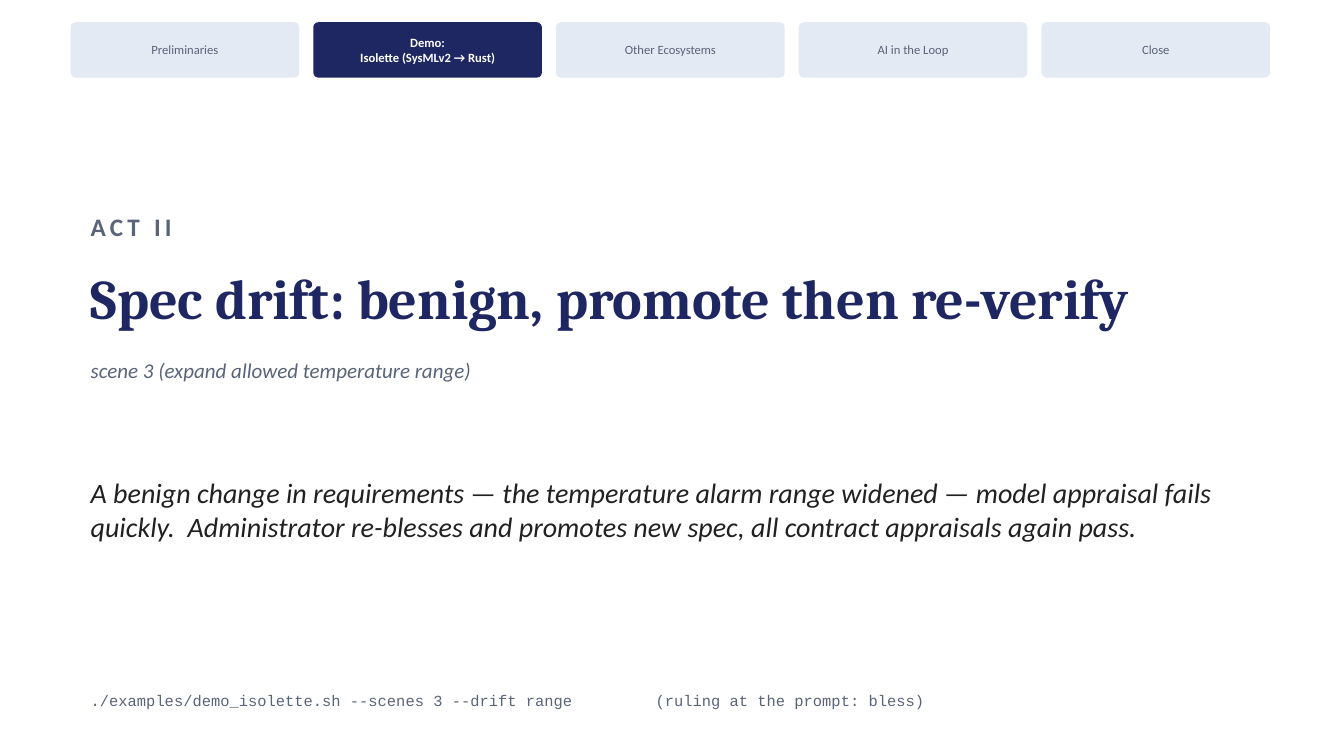
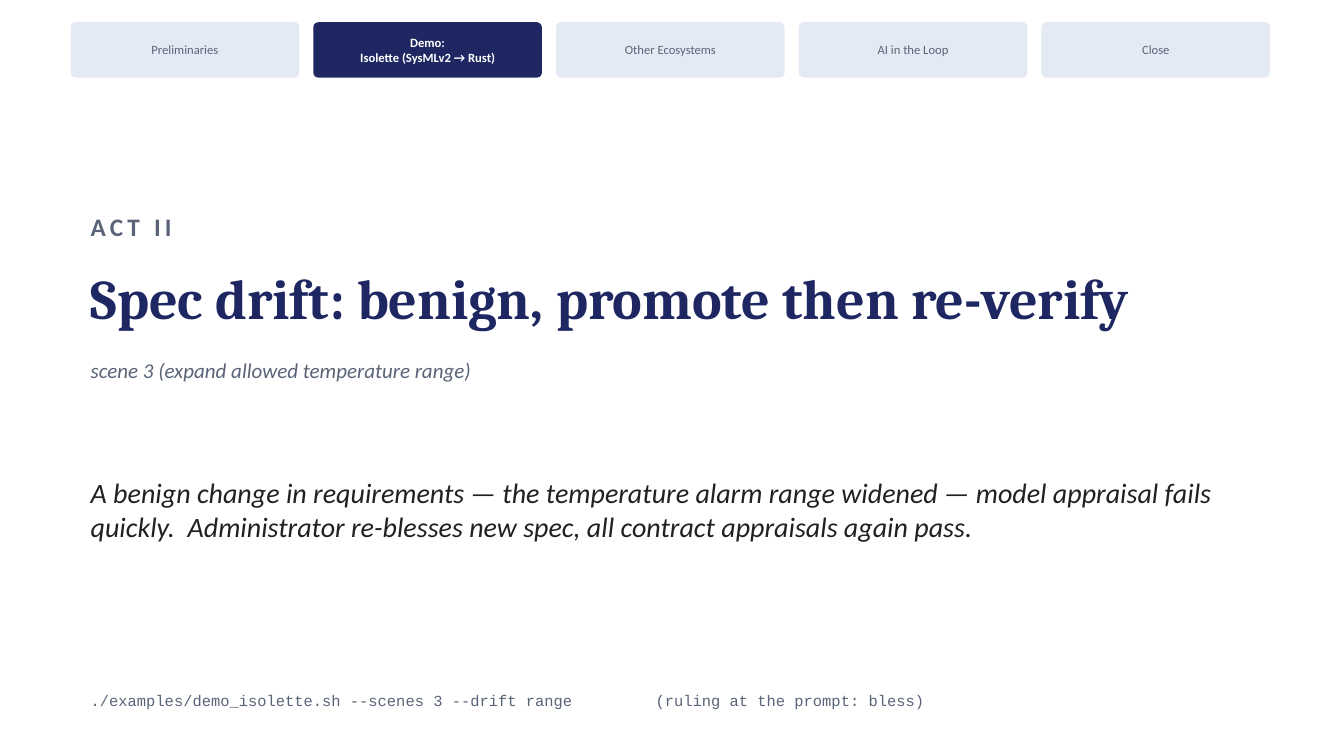
Before and after one commit to ku-sldg/pybb, a slide deck: slide 10 of docs/video_slides_draft.pptx. Drawn at 1344x756 pixels with LibreOffice and Linux fonts; fonts in the diff are those of the drawing. Boxes give left, top, right and bottom in pixels: in the first picture for what was removed or moved away, otherwise in the second. Text is boxed around its words. In the diff, an @@ line names an element or a change of style, - is before the commit and + after.

```diff
--- a/docs/video_slides_draft.pptx
+++ b/docs/video_slides_draft.pptx
@@ text at (91, 483, 1211, 542): text changed @@
-A benign change in requirements — the temperature alarm range widened — model appraisal fails quickly. Administrator re-blesses and promotes new spec, all contract appraisals again pass.
+A benign change in requirements — the temperature alarm range widened — model appraisal fails quickly. Administrator re-blesses new spec, all contract appraisals again pass.
```
Also in this commit, not shown: 5 other slides changed, 3 other files.
